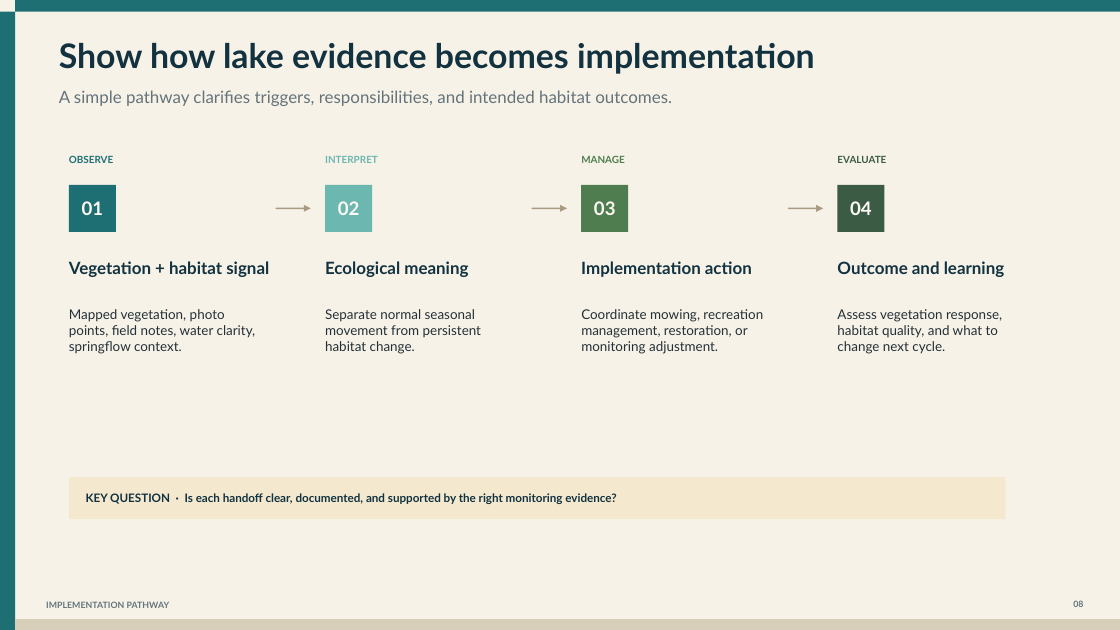
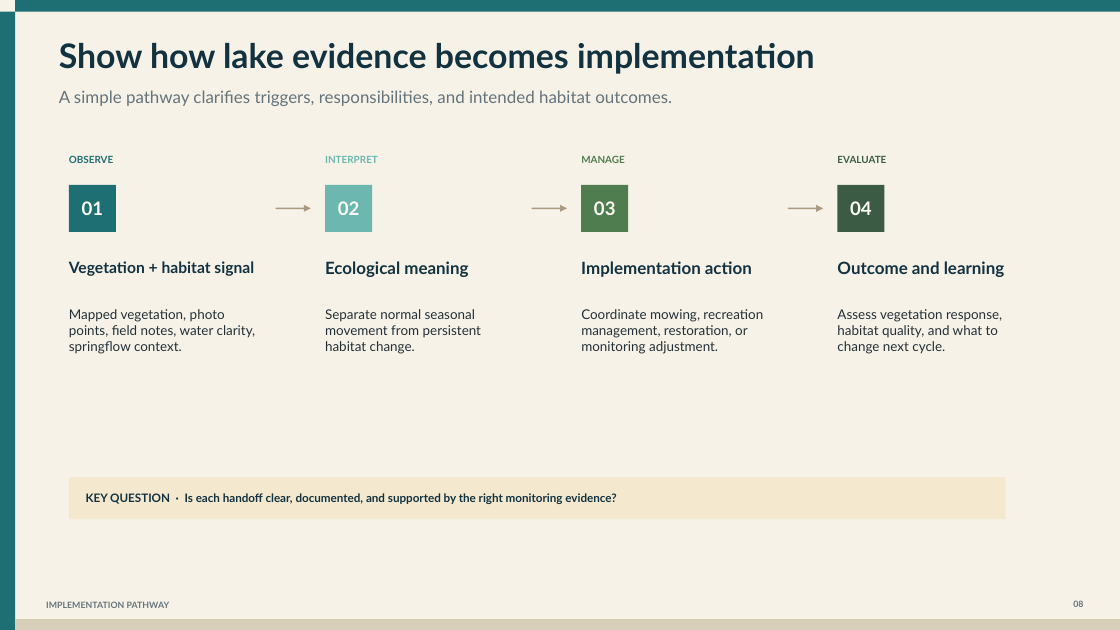
Before and after one commit to cfurl/EAHCP-Fall-2026-Sci-Comm, a slide deck: slide 12 of Comal_mgt_presentation/EAHCP_Landa_Lake.pptx (slide 8 before the commit). Drawn at 1120x630 pixels with LibreOffice and Linux fonts; fonts in the diff are those of the drawing. Boxes give left, top, right and bottom in pixels: in the first picture for what was removed or moved away, otherwise in the second. Text is boxed around its words. In the diff, an @@ line names an element or a change of style, - is before the commit and + after.

```diff
--- a/Comal_mgt_presentation/EAHCP_Landa_Lake.pptx
+++ b/Comal_mgt_presentation/EAHCP_Landa_Lake.pptx
@@ text "Vegetation + habitat signal" at bbox=[69, 261, 254, 276]: size 14.5 to 13.4 pt @@
```
Also in this commit, not shown: 4 other slides changed, 4 slides added, 35 other files.
